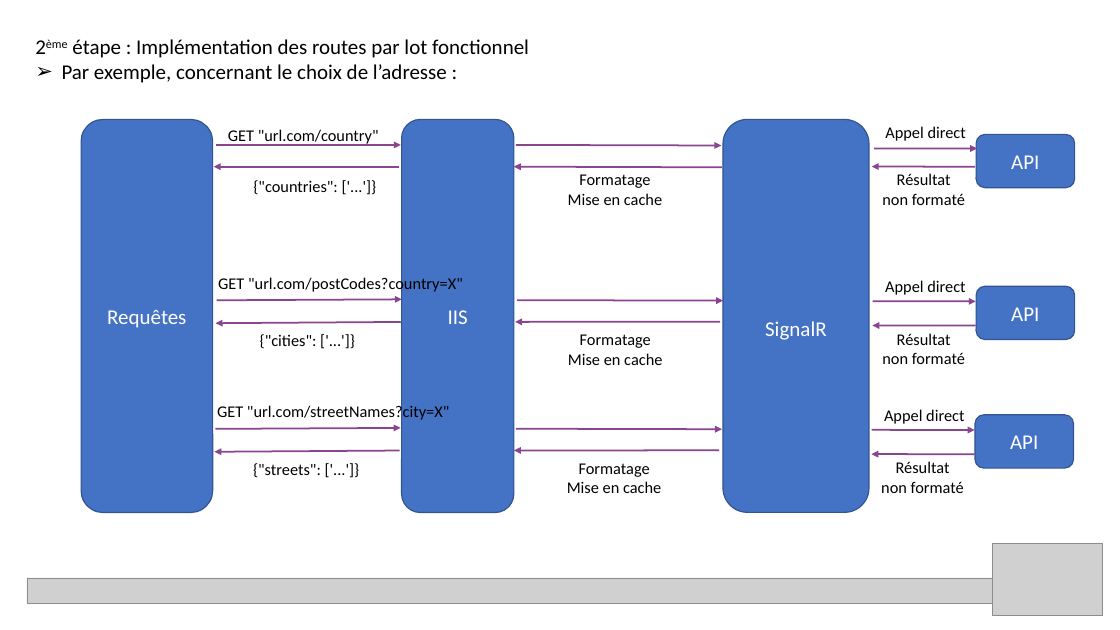
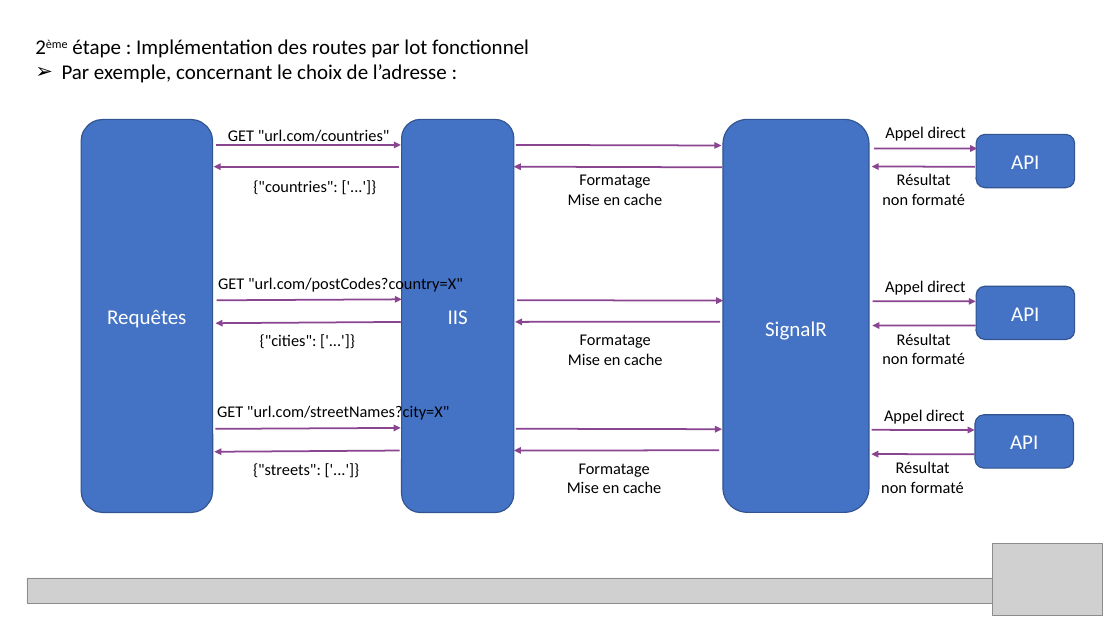
Before and after one commit to acaillol/SpeakUp-ApiShadowing, a slide deck: slide 11 of Speak'up API shadowing.pptx. Drawn at 1120x630 pixels with LibreOffice and Linux fonts; fonts in the diff are those of the drawing; grey boxes stand for pictures. Boxes give left, top, right and bottom in pixels: in the first picture for what was removed or moved away, otherwise in the second. Text is boxed around its words. In the diff, an @@ line names an element or a change of style, - is before the commit and + after.

```diff
--- a/Speak'up API shadowing.pptx
+++ b/Speak'up API shadowing.pptx
@@ text at (228, 129, 390, 145): text changed @@
-GET "url.com/country"
+GET "url.com/countries"
```
Also in this commit, not shown: 1 other slide changed, 2 slides added.
